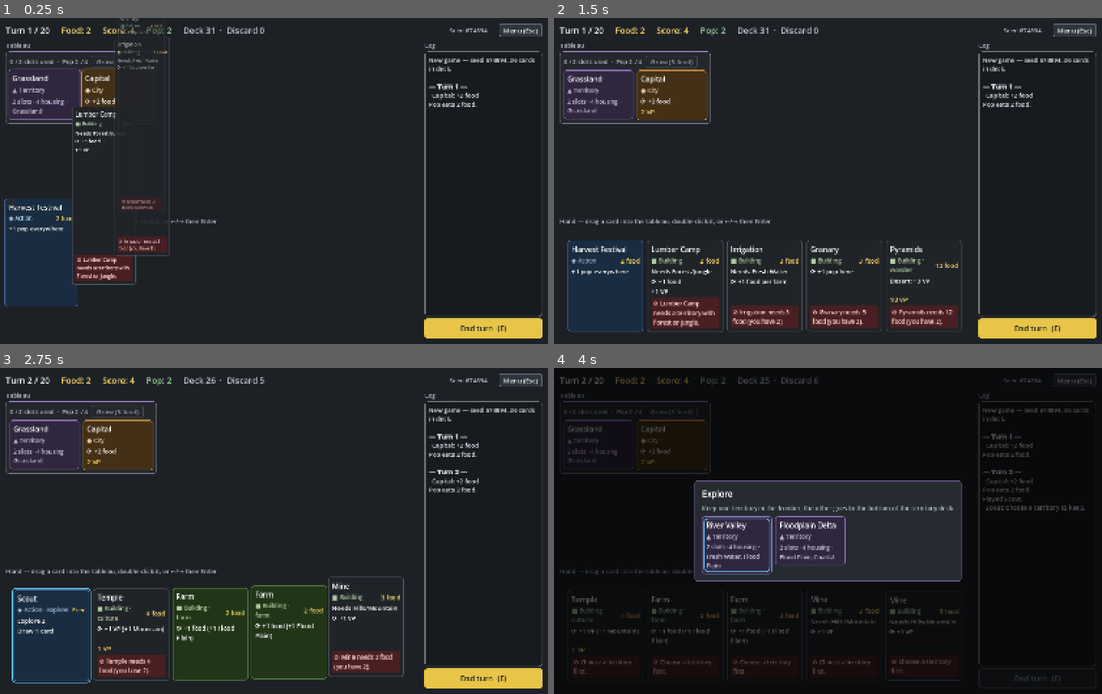
Above: before the commit, frames 1-4 (two rows, left to right).
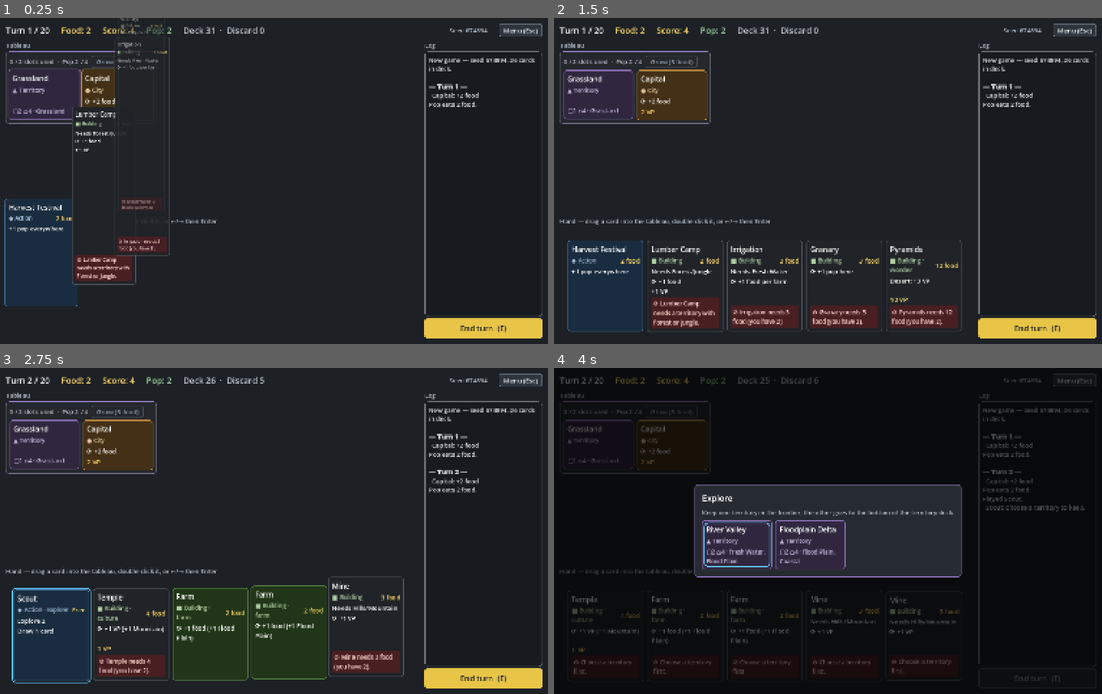
Above: after the commit, the same moments.

Repository: r888888888/4x-card-game
Game: Godot game, scene res://ui/main.tscn
The game is run twice, just before and just after one commit, with the same random seed, the same clock (stepped at 60 frames per second) and the same inputs.
Inputs (mouse positions are in pixels of both pictures, inside the frame that each line leads up to):
- Up to frame 1 (0.25 s): no input
- Up to frame 2 (1.5 s): tap Enter (ui_accept) at 0.5 s; drag from (597, 96) to (882, 109) at 0.52 s; drag from (674, 96) to (800, 246) at 1.27 s
- Up to frame 3 (2.75 s): move the mouse to (49, 635) at 2.02 s; hold Right (ui_right) from 2.03 s (still down); tap E at 2.1 s; click (49, 635) at 2.17 s
- Up to frame 4 (4 s): release Right (ui_right) at 2.75 s; drag from (603, 635) to (663, 482) at 2.77 s; drag from (608, 635) to (855, 531) at 3.52 s

The runs differ from the first frame. In frame 1, 0.2% of the frame differs, in the area x 2-12%, y 24-30%; in frame 2, 0.1%; in frame 3, 0.1%; in frame 4, 4.3%, in the area x 2-75%, y 24-66%.

Commit message:
019: card tooltip shows full rules then the hint; territory info uses ▢/⌂
Co-Authored-By: Claude Opus 5.5 <noreply@anthropic.com>

Diff:
--- a/ui/card_view.gd
+++ b/ui/card_view.gd
@@ -47,6 +47,7 @@
 var _style: StyleBoxFlat
 var _color: Color
 var _box: VBoxContainer
+var _rules_tip := ""  # the full card text; the start of every tooltip
 var _warning := false
 var _highlight := false
 var _dimmed := false
@@ -122,6 +123,7 @@
 	else:
 		type_row.free()
 
+	_rules_tip = def.rules_tooltip(card_db)
 	var rules_text := "" if compact else def.rules_text(card_db)
 	if rules_text != "":  # territories have none; an empty label would still take a line
 		var rules := _label(rules_text, 19)
@@ -129,7 +131,7 @@
 		_box.add_child(rules)
 
 	if def.type == "territory":
-		var info := "%d slot%s · %d housing" % [def.slots, "" if def.slots == 1 else "s", def.housing]
+		var info := "▢%d ⌂%d" % [def.slots, def.housing]  # explained in the tooltip
 		var names := def.keywords.map(func(k): return k.capitalize())
 		if not names.is_empty():
 			info += " · " + ", ".join(PackedStringArray(names))
@@ -145,7 +147,7 @@
 		set_play_error(play_error)
 	else:
 		modulate = Color.WHITE
-		tooltip_text = ""
+		_set_tip("")
 		mouse_default_cursor_shape = Control.CURSOR_ARROW
 	_update_border()
 
@@ -154,7 +156,7 @@
 ## saying why it can't be played.
 func set_play_error(play_error: String) -> void:
 	var playable := play_error == ""
-	tooltip_text = "Drag into the tableau (or double-click) to play." if playable else play_error
+	_set_tip("Drag into the tableau (or double-click) to play." if playable else play_error)
 	mouse_default_cursor_shape = Control.CURSOR_DRAG if playable else Control.CURSOR_FORBIDDEN
 	_set_dimmed(not playable, "" if playable else "⊘ " + play_error)
 
@@ -162,7 +164,7 @@
 ## Dims a tableau building with no worker and marks it "Idle" (or clears that).
 func set_idle(idle: bool) -> void:
 	_set_dimmed(idle, "⊘ Idle: no worker" if idle else "")
-	tooltip_text = "Idle: this territory has more buildings than pop, so this one skips upkeep." if idle else ""
+	_set_tip("Idle: this territory has more buildings than pop, so this one skips upkeep." if idle else "")
 
 
 ## Makes a non-hand card clickable as a choice option or target (or not). tooltip says what a click does.
@@ -170,7 +172,7 @@
 	pickable = on
 	if in_hand:
 		return
-	tooltip_text = tooltip if on else ""
+	_set_tip(tooltip if on else "")
 	mouse_default_cursor_shape = Control.CURSOR_POINTING_HAND if on else Control.CURSOR_ARROW
 	if not on:
 		_set_hover(false)
@@ -194,6 +196,14 @@
 func set_highlight(on: bool) -> void:
 	_highlight = on
 	_update_border()
+
+
+## Sets the tooltip: the full card text, a blank line, then hint (either part may be empty).
+func _set_tip(hint: String) -> void:
+	if _rules_tip == "" or hint == "":
+		tooltip_text = _rules_tip + hint
+	else:
+		tooltip_text = _rules_tip + "\n\n" + hint
 
 
 ## Greys the card's background and border (not its text) and shows reason in a strip at the
Not shown, changed: .claude/skills/add-effect/SKILL.md
Not shown, changed: PLAN.md
Not shown, changed: README.md
Not shown, changed: docs/testing.md
